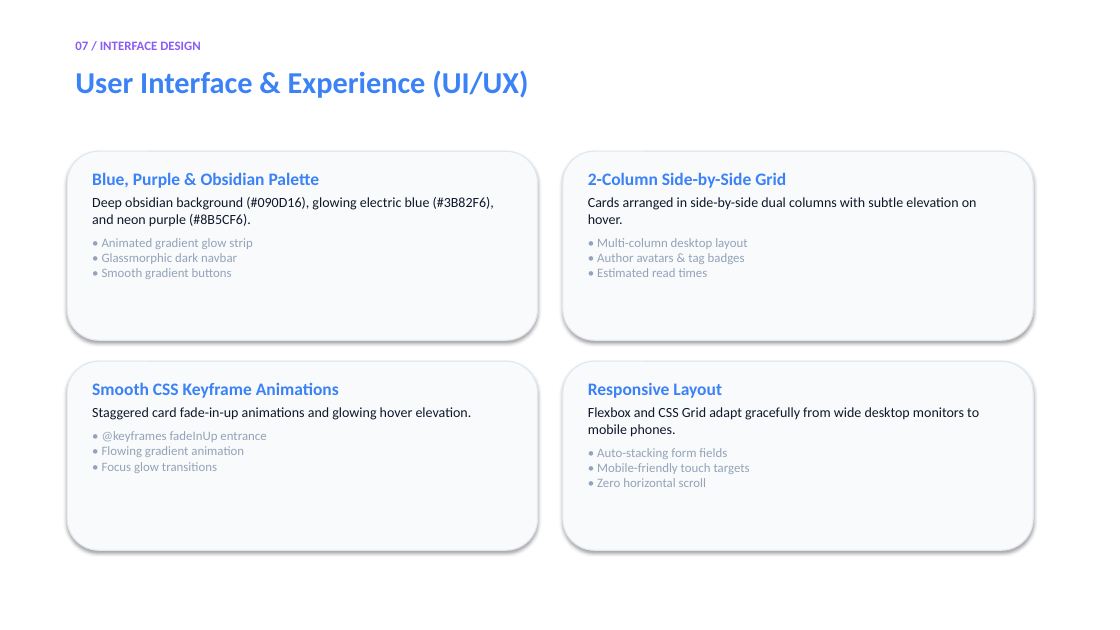
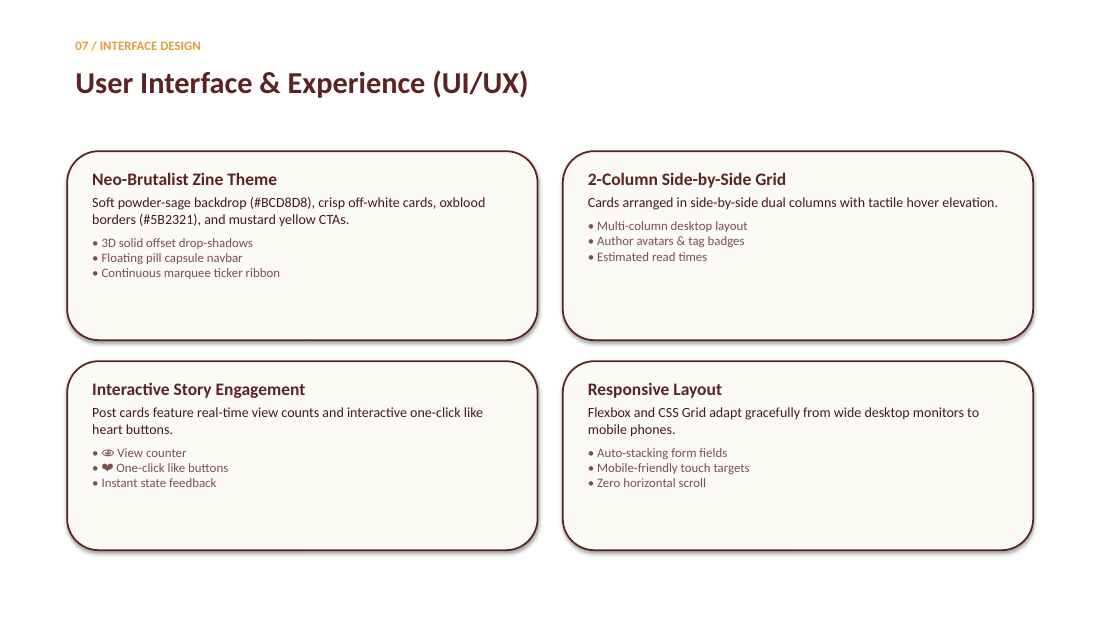
Before and after one commit to Ryzen2310/Blog, a slide deck: slide 8 of Blog project/presentation.pptx. Drawn at 1120x630 pixels with LibreOffice and Linux fonts; fonts in the diff are those of the drawing. Boxes give left, top, right and bottom in pixels: in the first picture for what was removed or moved away, otherwise in the second. Text is boxed around its words. In the diff, an @@ line names an element or a change of style, - is before the commit and + after.

```diff
--- a/Blog project/presentation.pptx
+++ b/Blog project/presentation.pptx
@@ text "07 / INTERFACE DESIGN" at [75, 41, 200, 50]: text colour #8B5CF6 to #E89A3C @@
@@ text "User Interface & Experience (UI/UX)" at [75, 70, 528, 98]: text colour #3B82F6 to #5B2321 @@
@@ fill #F8FAFC to #FCFAF7; outline #E2E8F0 1 pt to #5B2321 1.5 pt in 4 elements at [563, 151, 1033, 340], [67, 361, 538, 550], [563, 361, 1033, 550], [67, 151, 538, 340] @@
@@ text at [92, 172, 486, 279]: text changed; text colour #0F172A to #451A19 @@
-Blue, Purple & Obsidian Palette
-Deep obsidian background (#090D16), glowing electric blue (#3B82F6), and neon purple (#8B5CF6).
-• Animated gradient glow strip
-• Glassmorphic dark navbar
-• Smooth gradient buttons
+Neo-Brutalist Zine Theme
+Soft powder-sage backdrop (#BCD8D8), crisp off-white cards, oxblood borders (#5B2321), and mustard yellow CTAs.
+• 3D solid offset drop-shadows
+• Floating pill capsule navbar
+• Continuous marquee ticker ribbon
@@ text at [588, 172, 786, 261]: text colour #3B82F6 to #5B2321 in "2-Column Side-by-Side Grid"; text colour #94A3B8 to #7B4F4D in "• Multi-column desktop layout • Author avatars ..." @@
@@ text at [588, 197, 998, 210]: text changed; text colour #0F172A to #451A19 @@
-Cards arranged in side-by-side dual columns with subtle elevation on hover.
+Cards arranged in side-by-side dual columns with tactile hover elevation.
@@ text at [92, 382, 483, 487]: text changed; size 11 to 12 pt; text colour #94A3B8 to #451A19 @@
-Smooth CSS Keyframe Animations
-Staggered card fade-in-up animations and glowing hover elevation.
-• @keyframes fadeInUp entrance
-• Flowing gradient animation
-• Focus glow transitions
+Interactive Story Engagement
+Post cards feature real-time view counts and interactive one-click like heart buttons.
+• 👁️ View counter
+• ❤️ One-click like buttons
+• Instant state feedback
@@ text "Responsive Layout" at [588, 382, 979, 487]: text colour #3B82F6 to #5B2321 in "Responsive Layout"; text colour #0F172A to #451A19 in "Flexbox and CSS Grid adapt gracefully from ..."; text colour #94A3B8 to #7B4F4D in "• Auto-stacking form fields • Mobile-friendly touch ..." @@
```
Also in this commit, not shown: 9 other slides changed, 17 other files.
